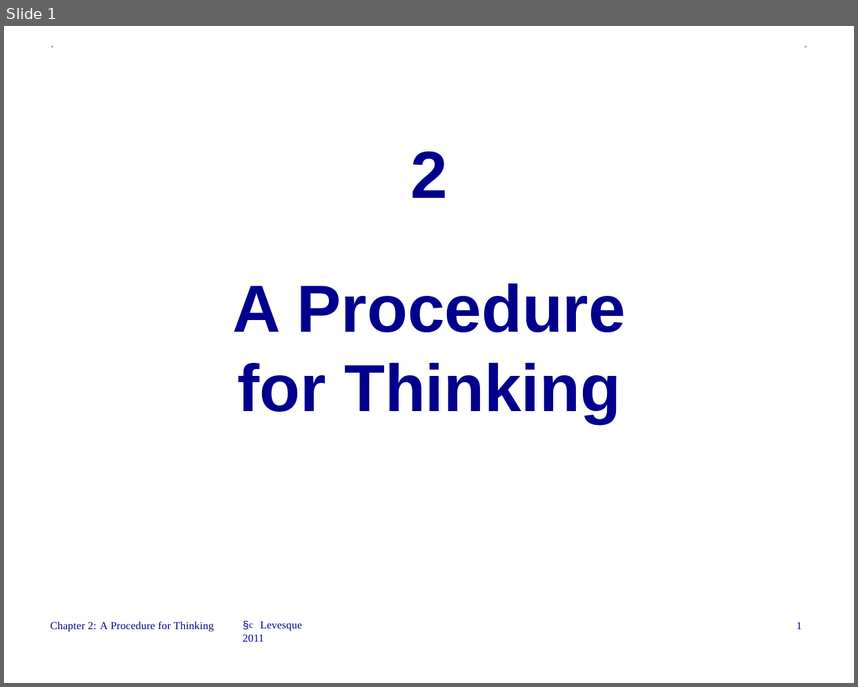
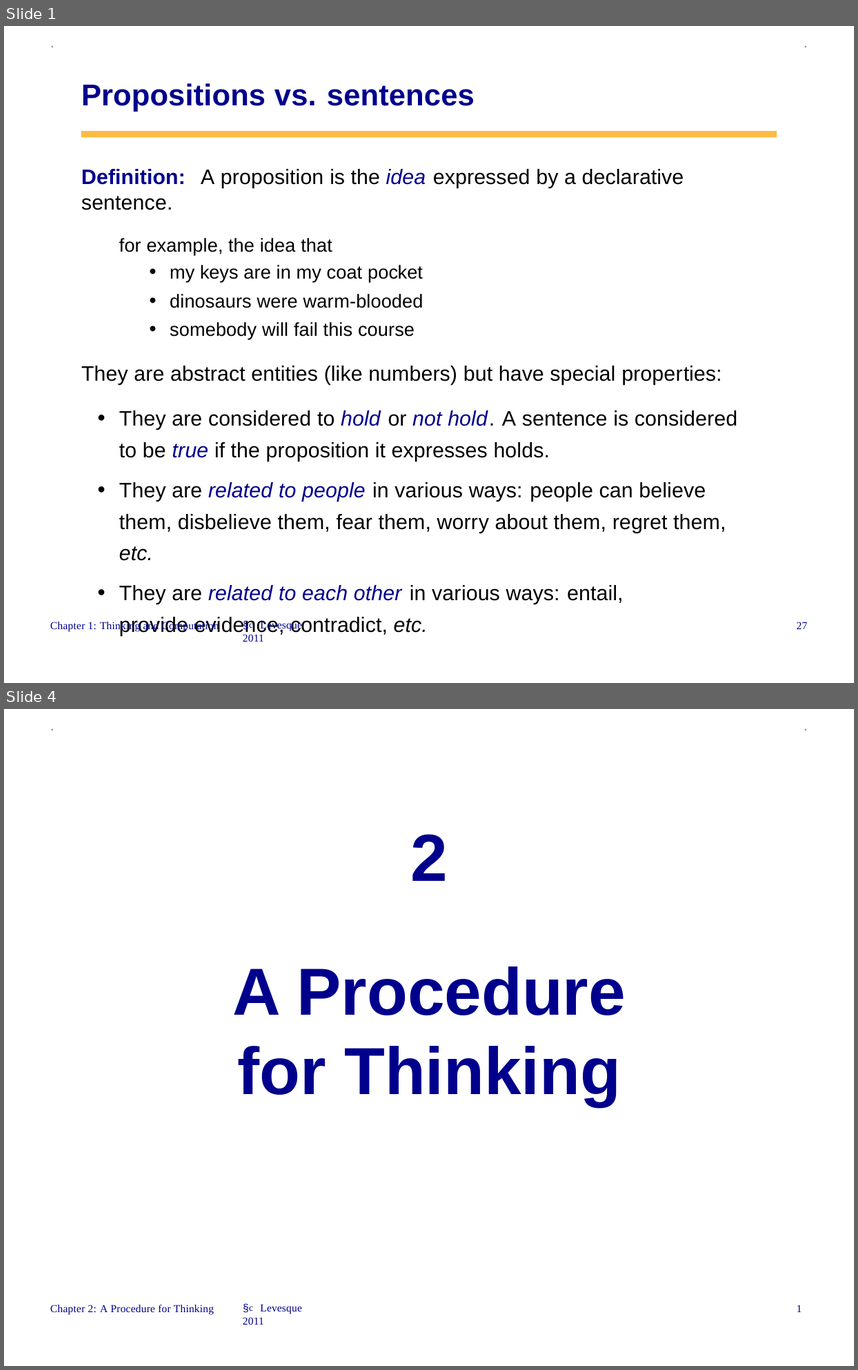
Before and after one commit to csce330-fall21/section-001, a slide deck: PublicTCSlides_PrologBasics.pptx. Shown one above the other, each under a label of ours: slide 1 before the commit, slides 1 and 4 after it; the slides between them are not shown. The pictures are 858x687 and 858x1370 pixels, drawn with LibreOffice and Linux fonts; fonts in the diff are those of the drawing. Boxes give left, top, right and bottom in pixels: in the first picture for what was removed or moved away, otherwise in the second. Text is boxed around its words. In the diff, an @@ line names an element or a change of style, - is before the commit and + after.

```diff
--- a/PublicTCSlides_PrologBasics.pptx
+++ b/PublicTCSlides_PrologBasics.pptx
@@ slide 1 added at (4,26,854,683), background #FFFFFF @@
@@ text added at (50,32,56,52), 14.5 pt, text #999999 @@
+.
@@ text added at (803,32,809,52), 14.5 pt, text #999999 @@
+.
@@ text added at (81,83,737,636), 19.5 pt, text #000000 @@
+Propositions vs. sentences
+Definition: A proposition is the idea expressed by a declarative sentence.
+for example, the idea that
+• my keys are in my coat pocket
+• dinosaurs were warm-blooded
+• somebody will fail this course
+They are abstract entities (like numbers) but have special properties:
+• They are considered to hold or not hold. A sentence is considered to be true if the proposition it expresses holds.
+• They are related to people in various ways: people can believe them, disbelieve them, fear them, worry about them, regret them, etc.
+• They are related to each other in various ways: entail, provide evidence, contradict, etc.
@@ freeform shape added at (81,131,777,137), fill #FDBB43 @@
@@ text added at (50,621,219,632), 10 pt, text #00008C @@
+Chapter 1: Thinking and Computation
@@ text added at (243,620,302,641), 10 pt, text #00008C @@
+§c Levesque 2011
@@ text added at (797,621,808,629), 10 pt, text #00008C @@
+27
@@ what was slide 1 is now slide 4 @@
```
Also in this commit, not shown: 3 slides changed, 2 other slides added, 2 other files.
